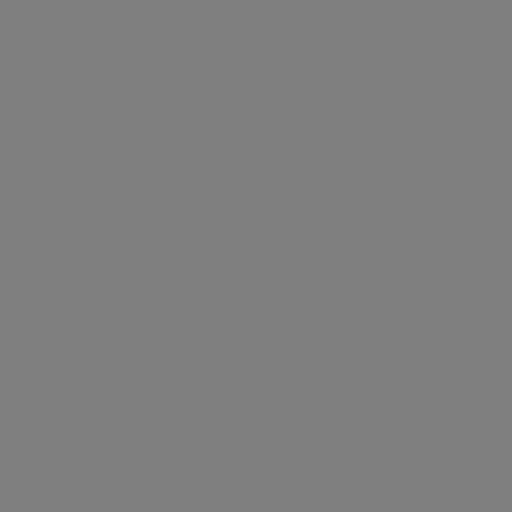
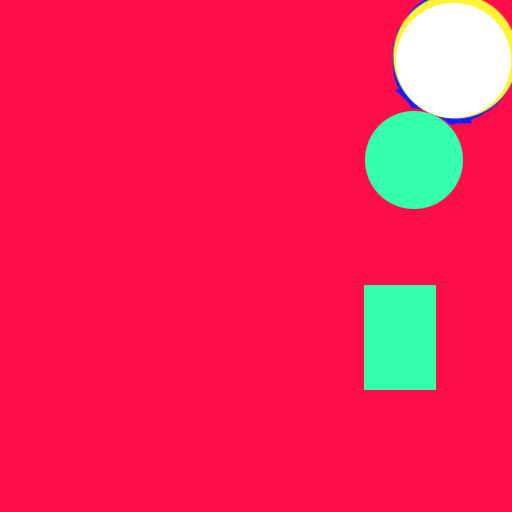
Two versions of the same layered image (512px x 512px). Layer-by-layer changes:
hid "Layer 1", painted on it over [0, 0, 512, 512]
added layer "Layer 2 copy" in group "lambert1.color" over [0, 0, 512, 512]
hid "Background" over [0, 0, 512, 512]
